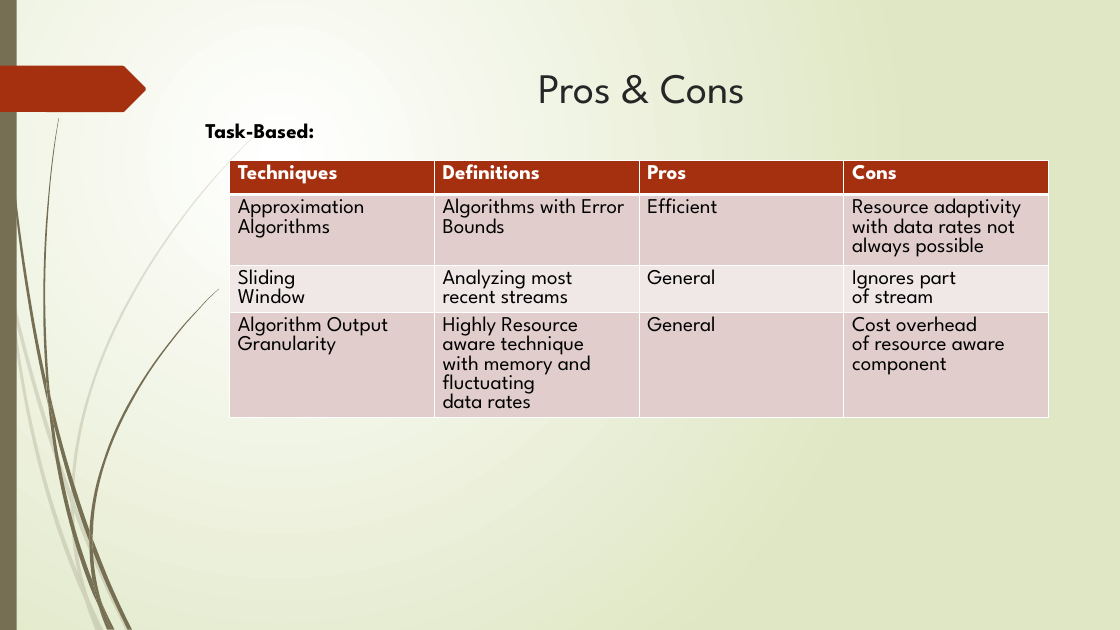
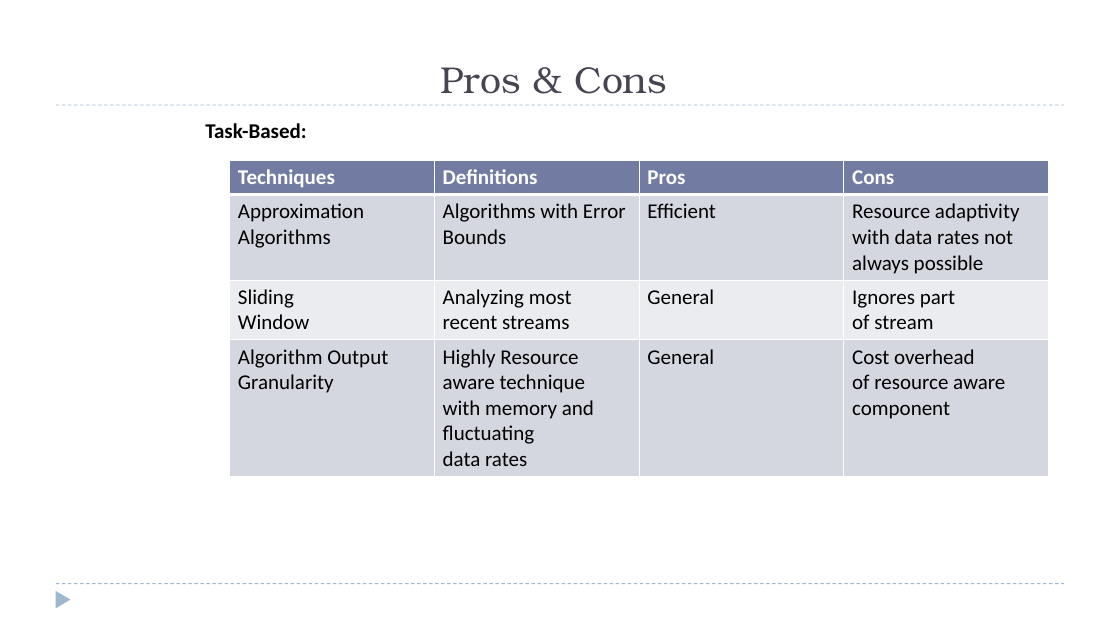
Before and after one commit to zixiaojindao/time-series-survey, a slide deck: slide 10 of slide/data stream mining.pptx. Drawn at 1120x630 pixels with LibreOffice and Linux fonts; fonts in the diff are those of the drawing. Boxes give left, top, right and bottom in pixels: in the first picture for what was removed or moved away, otherwise in the second. Text is boxed around its words. In the diff, an @@ line names an element or a change of style, - is before the commit and + after.

```diff
--- a/slide/data stream mining.pptx
+++ b/slide/data stream mining.pptx
@@ background gradient #FFFFFF to #DFE8C4 to #FFFFFF @@
@@ rectangle removed at (x1=0, y1=0, x2=17, y2=630) @@
@@ title "Pros & Cons" moved from (x1=539, y1=75, x2=745, y2=104) to (x1=441, y1=67, x2=667, y2=94) @@
@@ title "Pros & Cons" at (x1=441, y1=67, x2=667, y2=94): size 36 to 32 pt, font League Spartan to TeX Gyre Bonum, text colour #262626 to #464653; vertical alignment top to bottom @@
@@ freeform shape removed at (x1=0, y1=66, x2=146, y2=112) @@
@@ line added from (56, 105) to (1065, 105), #9FB8CD 0.75 pt dashed @@
@@ text "Task-Based:" at (x1=205, y1=123, x2=306, y2=138): font League Spartan to Calibri @@
@@ table at (x1=229, y1=160, x2=1049, y2=472) @@
@@ fill #A53010 to #727CA3 in row 1 @@
@@ fill #E1CDCC to #D5D7E0 in 8 cells @@
@@ fill #F0E8E7 to #EBECF0 in row 3 @@
@@ font League Spartan to Calibri @@
@@ line added from (56, 584) to (1065, 584), #9FB8CD 0.75 pt dashed @@
@@ triangle added at (x1=56, y1=591, x2=71, y2=609), fill #9FB8CD @@
@@ group removed at (x1=0, y1=129, x2=262, y2=630): 10 freeform shapes @@
@@ group removed at (x1=3, y1=0, x2=218, y2=630): 12 freeform shapes @@
```
Also in this commit, not shown: 12 other slides changed, 2 other files.
